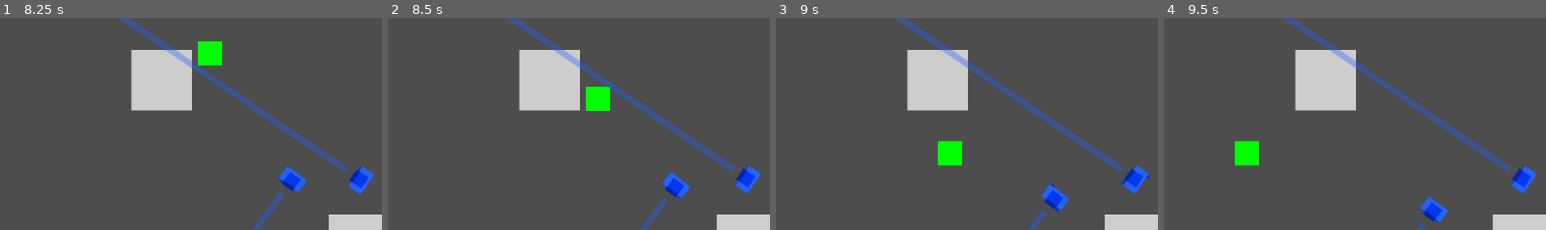
Above: before the commit, frames 1-4 (left to right).
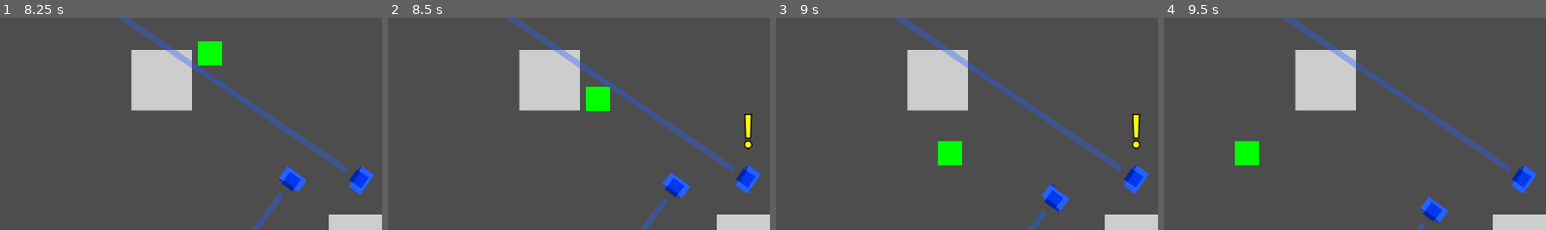
Above: after the commit, the same moments.

Repository: Toxe/godot-state-machines
Game: Godot game, scene res://scenes/main.tscn
The game is run twice, just before and just after one commit, with the same random seed, the same clock (stepped at 60 frames per second) and the same inputs.
Inputs:
- Up to frame 1 (8.25 s): tap Enter at 0.5 s; hold D (move_right) 0.53-1.28 s; hold S (move_down) 1.28-2.03 s; hold D (move_right) 2.03-2.78 s; hold W (move_up) 2.78-3.53 s; hold A (move_left) 3.53-5.03 s; hold S (move_down) 5.03-5.78 s; hold D (move_right) 5.78-6.53 s; hold W (move_up) 6.53-7.28 s; hold D (move_right) 7.28-8.03 s; hold S (move_down) from 8.03 s (still down)
- Up to frame 2 (8.5 s): keep holding S (move_down)
- Up to frame 3 (9 s): release S (move_down) at 8.78 s; hold A (move_left) from 8.78 s (still down)
- Up to frame 4 (9.5 s): keep holding A (move_left)
The pictures show only the part of the screen within x 29-79%, y 26-76%; the shares and areas given below are measured in that part.

Frame 1 is identical in both runs. In frame 2, 0.3% of the frame differs, in the area x 90-96%, y 45-79%; in frame 3, 0.3%, in the area x 90-98%, y 45-79%; in frame 4, less than 0.1%.

Commit message:
Guard: "player_spotted" state; play animation

Diff:
--- a/scenes/blue_guard/blue_guard.tscn
+++ b/scenes/blue_guard/blue_guard.tscn
@@ -40,6 +40,18 @@
 "transitions": PackedFloat32Array(1),
 "update": 0,
 "values": [Vector2(-12, 12)]
+}
+tracks/2/type = "value"
+tracks/2/imported = false
+tracks/2/enabled = true
+tracks/2/path = NodePath("PlayerSpottedIcon:visible")
+tracks/2/interp = 1
+tracks/2/loop_wrap = true
+tracks/2/keys = {
+"times": PackedFloat32Array(0),
+"transitions": PackedFloat32Array(1),
+"update": 1,
+"values": [false]
 }
 
 [sub_resource type="Animation" id="Animation_weh2p"]
@@ -99,10 +111,26 @@
 "values": [Vector2(-7, 12), Vector2(-15, 12)]
 }
 
+[sub_resource type="Animation" id="Animation_0khst"]
+resource_name = "player_spotted"
+tracks/0/type = "value"
+tracks/0/imported = false
+tracks/0/enabled = true
+tracks/0/path = NodePath("PlayerSpottedIcon:visible")
+tracks/0/interp = 1
+tracks/0/loop_wrap = true
+tracks/0/keys = {
+"times": PackedFloat32Array(0, 1),
+"transitions": PackedFloat32Array(1, 1),
+"update": 1,
+"values": [true, false]
+}
+
 [sub_resource type="AnimationLibrary" id="AnimationLibrary_k0opl"]
 _data = {
 "RESET": SubResource("Animation_bedvk"),
 "idle": SubResource("Animation_weh2p"),
+"player_spotted": SubResource("Animation_0khst"),
 "walk": SubResource("Animation_20aey")
 }
 
--- a/scenes/blue_guard/states/player_spotted.gd
+++ b/scenes/blue_guard/states/player_spotted.gd
@@ -5,3 +5,18 @@
 
 func _ready() -> void:
     assert(follow_player_state != null)
+
+
+func enter() -> void:
+    var guard := owner as BlueGuard
+    guard.get_node("AnimationPlayer").play("player_spotted")
+
+
+func physics_process(_delta: float) -> State:
+    var guard := owner as BlueGuard
+    var anim := guard.get_node("AnimationPlayer") as AnimationPlayer
+
+    if not anim.is_playing():
+        return follow_player_state
+
+    return null
Not shown: 1 places in scenes/blue_guard/blue_guard.tscn that only renumber resources
